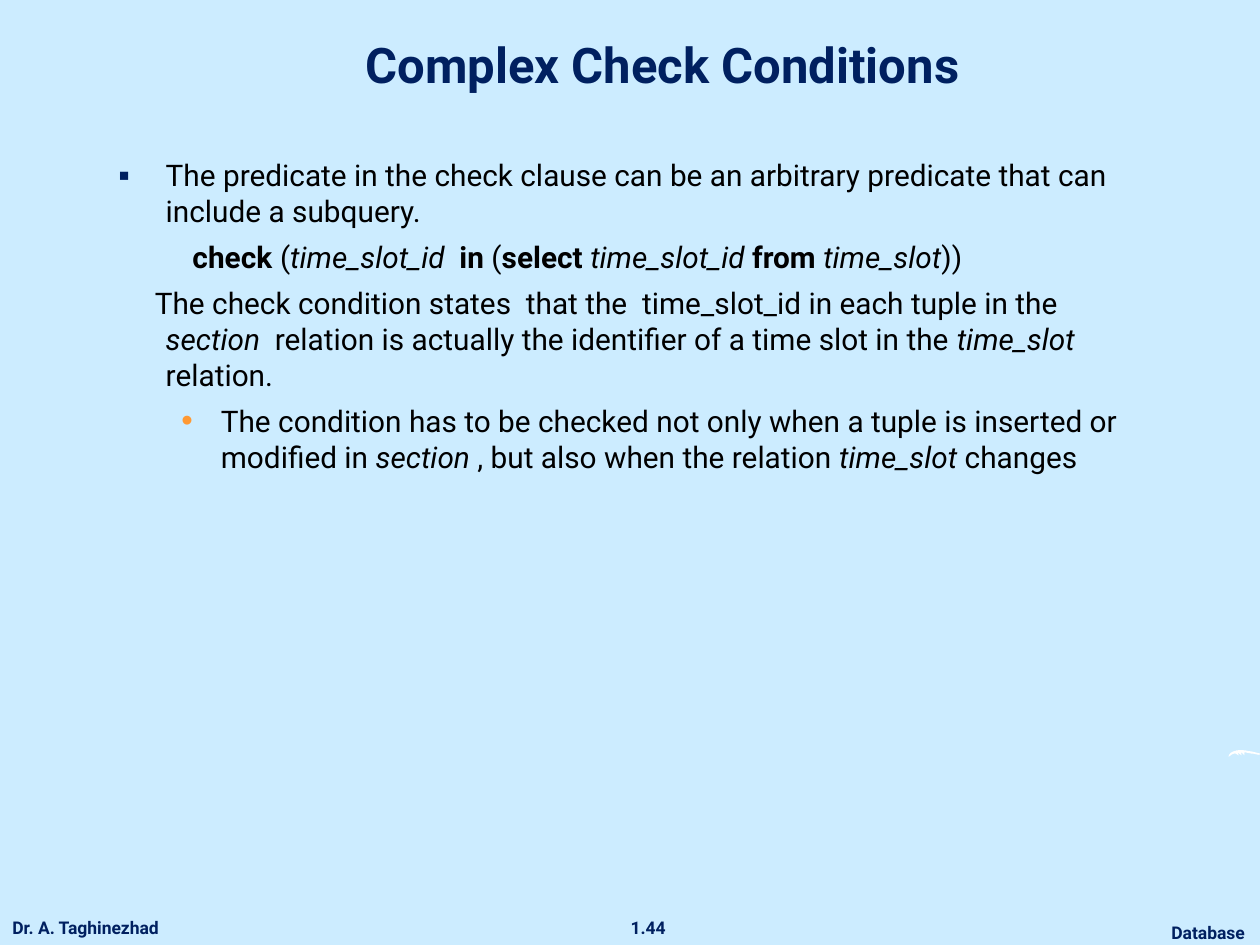
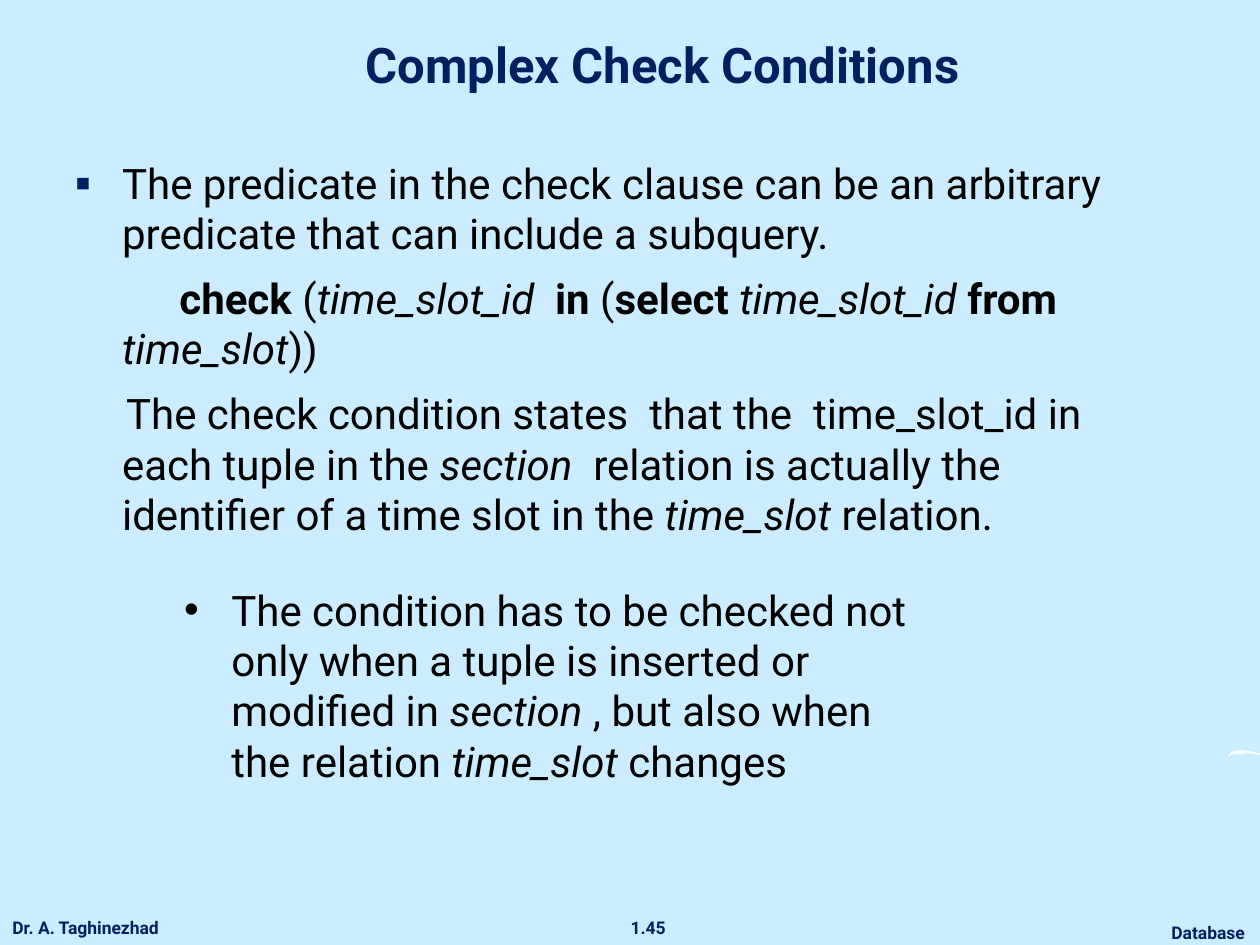
Before and after one commit to ataghinezhad/ataghinezhad.github.io, a slide deck: slide 45 of courses/downloads/temp/Database_Lec4.pptx (slide 44 before the commit). Drawn at 1260x945 pixels with LibreOffice and Linux fonts; fonts in the diff are those of the drawing; background and template pictures are left out. Boxes give left, top, right and bottom in pixels: in the first picture for what was removed or moved away, otherwise in the second. Text is boxed around its words. In the diff, an @@ line names an element or a change of style, - is before the commit and + after.

```diff
--- a/courses/downloads/temp/Database_Lec4.pptx
+++ b/courses/downloads/temp/Database_Lec4.pptx
@@ text "The predicate in the check ...": place and size @@
-text "The predicate in the check ..." at [155,163,1117,475]
+text "The predicate in the check ..." at [122,167,1101,533]
@@ text "The predicate in the check ..." at [122,167,1101,533]: size 17 to 24 pt; more space between paragraphs @@
@@ text at [221,409,1117,475]: paragraph removed @@
-  • The condition has to be checked not only when a tuple is inserted or modified in section , but also when the relation time_slot changes
@@ text added at [231,594,906,786], 24 pt, text #000000 @@
+• The condition has to be checked not only when a tuple is inserted or modified in section , but also when the relation time_slot changes
@@ page number at [631,921,666,934]: text changed @@
-1.44
+1.45
```
Also in this commit, not shown: 39 other slides changed, 2 slides added, 1 slide removed, 1 other file.
